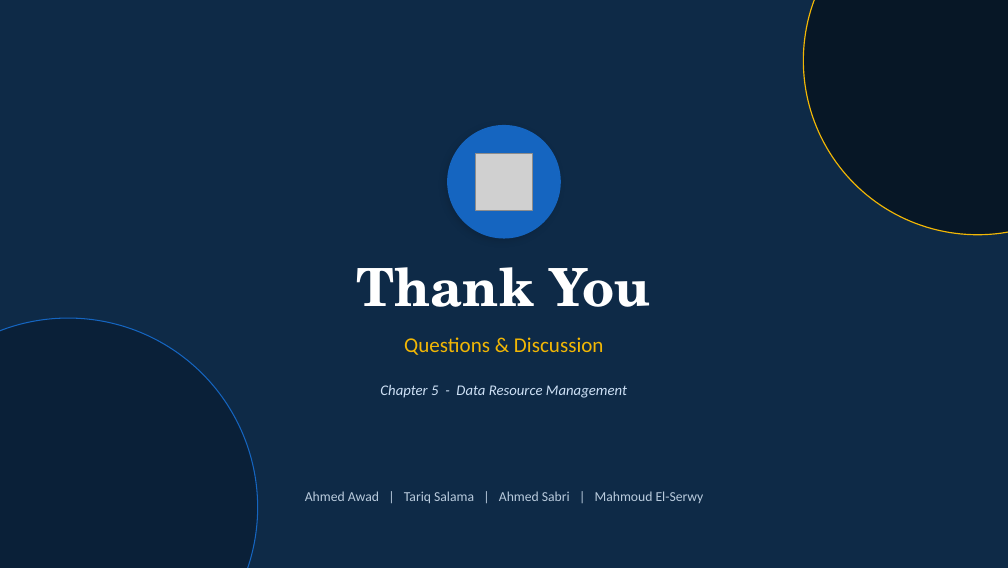
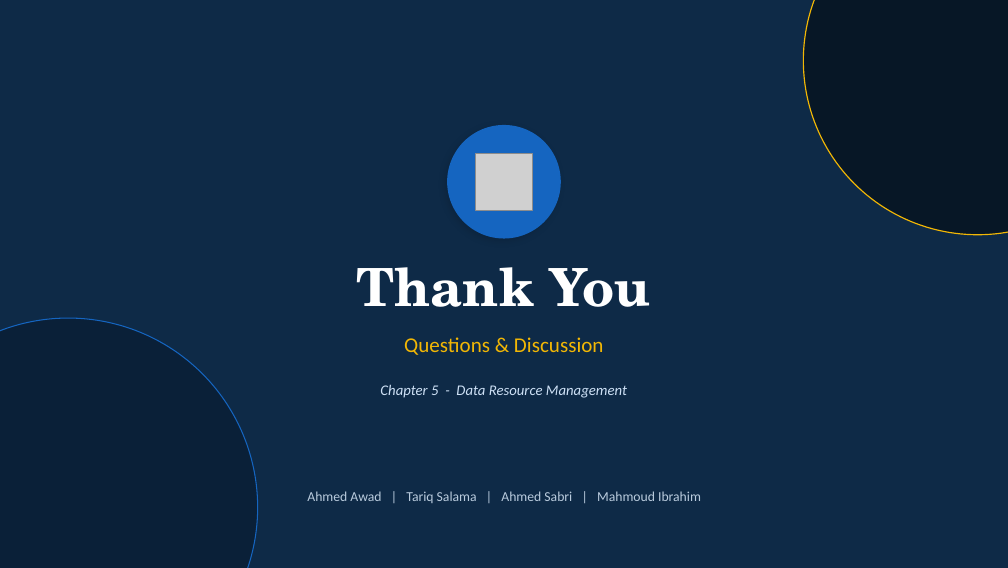
Before and after one commit to Amsamms/emba-it-strategy, a slide deck: slide 20 of downloads/Lecture2_Ch5_Data_Resource_Management.pptx. Drawn at 1008x568 pixels with LibreOffice and Linux fonts; fonts in the diff are those of the drawing; grey boxes stand for pictures. Boxes give left, top, right and bottom in pixels: in the first picture for what was removed or moved away, otherwise in the second. Text is boxed around its words. In the diff, an @@ line names an element or a change of style, - is before the commit and + after.

```diff
--- a/downloads/Lecture2_Ch5_Data_Resource_Management.pptx
+++ b/downloads/Lecture2_Ch5_Data_Resource_Management.pptx
@@ text at (x1=307, y1=491, x2=701, y2=503): text changed @@
-Ahmed Awad | Tariq Salama | Ahmed Sabri | Mahmoud El-Serwy
+Ahmed Awad | Tariq Salama | Ahmed Sabri | Mahmoud Ibrahim
```
Also in this commit, not shown: 1 other slide changed, 11 other files.
